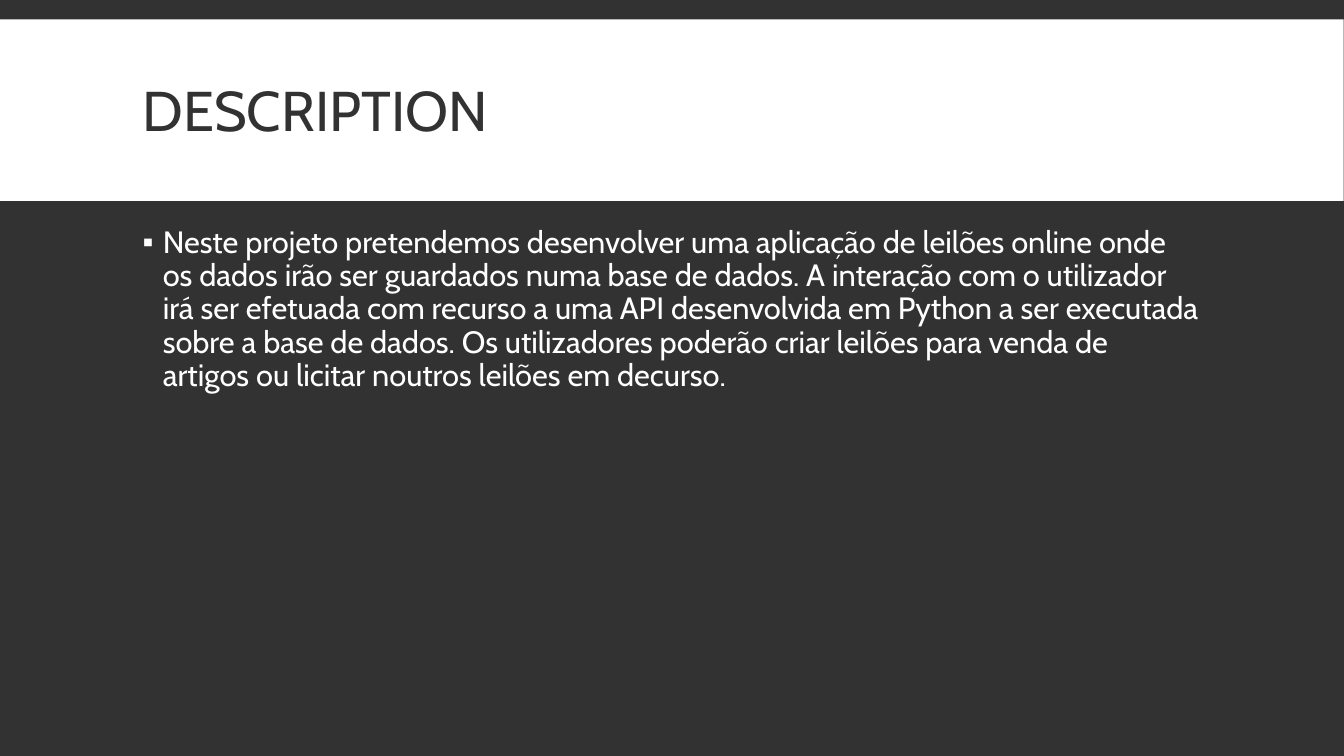
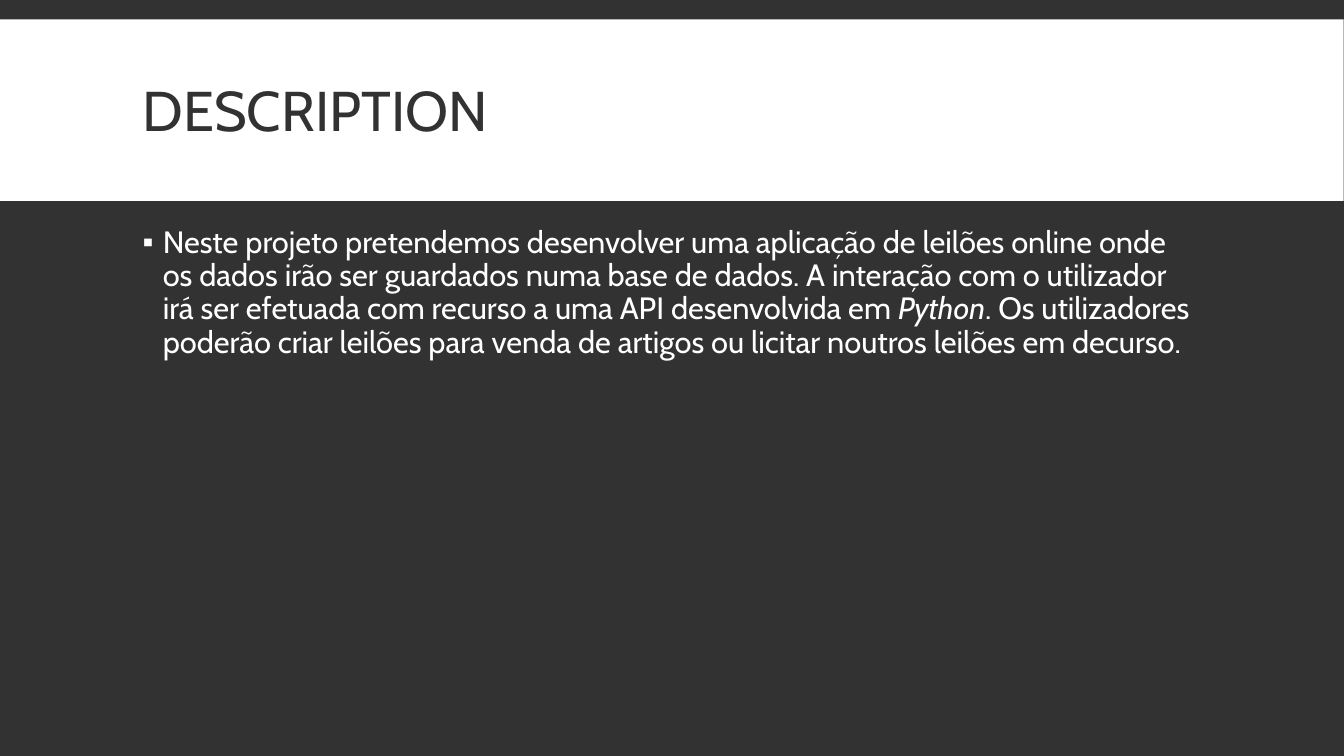
Before and after one commit to tomasbm07/Projeto-BD, a slide deck: slide 3 of Apresentação/Apresentação.pptx. Drawn at 1344x756 pixels with LibreOffice and Linux fonts; fonts in the diff are those of the drawing. Boxes give left, top, right and bottom in pixels: in the first picture for what was removed or moved away, otherwise in the second. Text is boxed around its words. In the diff, an @@ line names an element or a change of style, - is before the commit and + after.

```diff
--- a/Apresentação/Apresentação.pptx
+++ b/Apresentação/Apresentação.pptx
@@ text at (163,230,1189,359): text changed @@
-▪ Neste projeto pretendemos desenvolver uma aplicação de leilões online onde os dados irão ser guardados numa base de dados. A interação com o utilizador irá ser efetuada com recurso a uma API desenvolvida em Python a ser executada sobre a base de dados. Os utilizadores poderão criar leilões para venda de artigos ou licitar noutros leilões em decurso.
+▪ Neste projeto pretendemos desenvolver uma aplicação de leilões online onde os dados irão ser guardados numa base de dados. A interação com o utilizador irá ser efetuada com recurso a uma API desenvolvida em Python. Os utilizadores poderão criar leilões para venda de artigos ou licitar noutros leilões em decurso.
```
Also in this commit, not shown: 4 other slides changed, 1 slide added, 1 slide removed.
